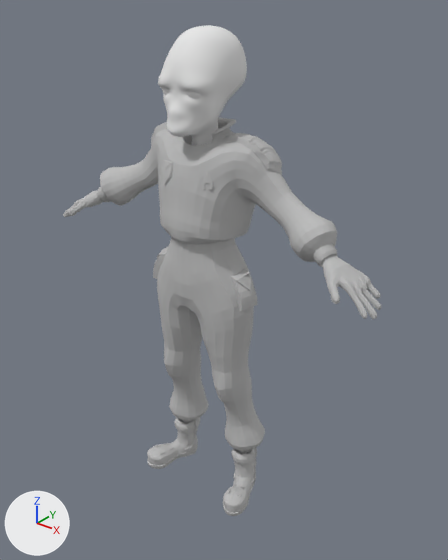
The FBX model Assets/Art/Meshes/Characters/BP_Cust1_Head2_TPose.fbx, before and after one commit.
The view is the same before and after, from a 50 mm camera at (1.265, -1.472, 1.837) aimed at (0.033, 0.067, 0.883). The lights are fixed; the arrows at lower left show +X, +Y and +Z. Where no turn or scale is listed for an object, it has been applied to the vertices.

The first picture shows 'Box002', 'Box003', 'Box005', 'Extract7', 'Extract7_1', 'Head', 'PolyMesh3D_2', 'cube_NewUVs1_4'.
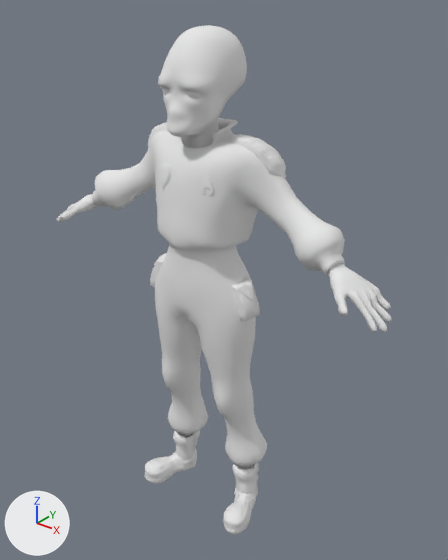
The newer file is also rescaled (x2.72), turned or shifted as a whole; pictures and numbers use the older file's frame.

Location of each change, (x1, y1, x2, y2) in pixels of the pictures (448 x 560 px):
'Customer body 1', added: after (57, 118, 392, 534)
'Extract7_1', deleted: before (97, 117, 337, 454)
'cube_NewUVs1_4', deleted: before (147, 417, 257, 516)
'PolyMesh3D_2', deleted: before (63, 191, 381, 319)
'Box005', deleted: before (151, 122, 282, 174)
'Box003', deleted: before (153, 246, 258, 311)
'Extract7', deleted: before (161, 160, 173, 186)
'Box002', deleted: before (202, 170, 213, 191)

The change in detail:
Material 'PolyMesh3D_3' (mat_polymesh3d_3) is new.
Its base color is (0.8, 0.8, 0.8) (white #e7e7e7).
Its roughness is 0.776.
Mesh me_mesh_1 is new.
It has 6279 vertices, 6240 faces and spans x -0.699..0.699, y -0.139..0.159, z 0.001..1.497.
It uses material mat_polymesh3d_3 (white #e7e7e7).
Object 'Extract7' (ob_extract7) is deleted.
Object 'Box002' (ob_box002) is deleted.
Object 'Extract7_1' (ob_extract7_1) is deleted.
Object 'Box005' (ob_box005) is deleted.
Object 'PolyMesh3D_2' (ob_polymesh3d_2) is deleted.
Object 'cube_NewUVs1_4' (ob_cube_newuvs1_4) is deleted.
Object 'Box003' (ob_box003) is deleted.
Object 'Customer body 1' (ob_customer_body_1) is new; it shows me_mesh_1.
Its location is (0.0, -0.003, -0.059).
